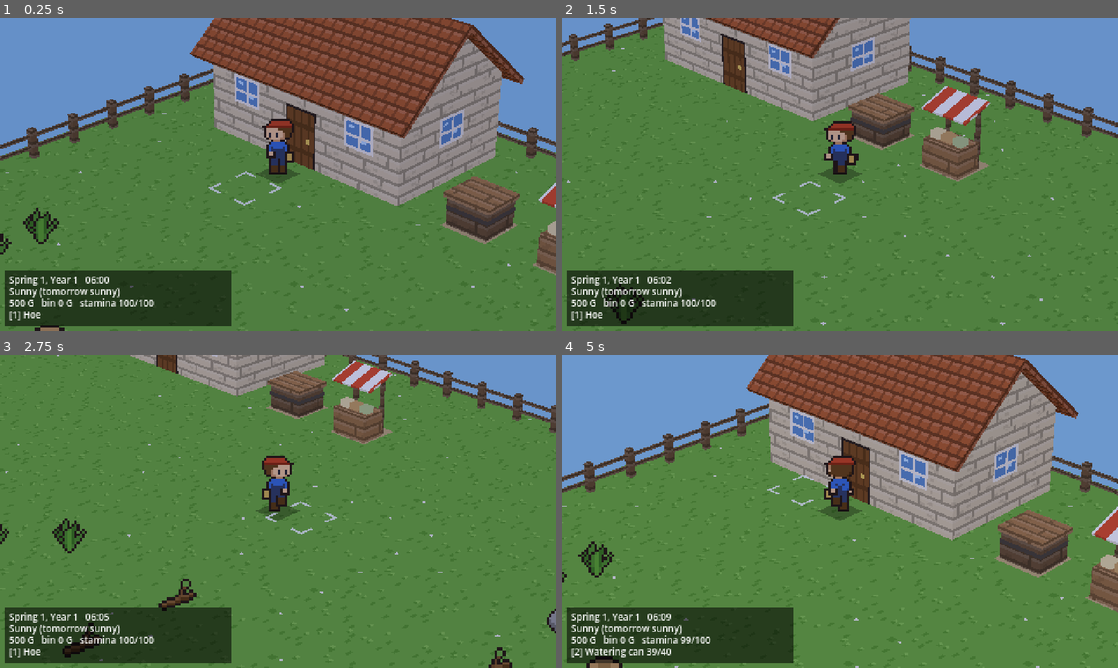
Above: before the commit, frames 1-4 (two rows, left to right).
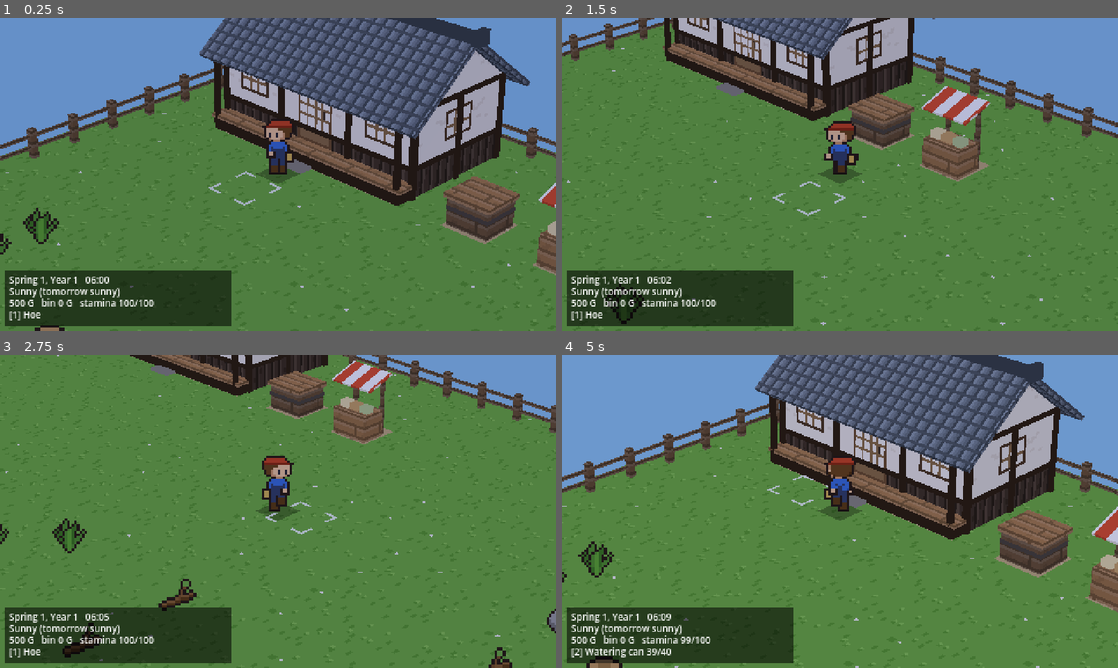
Above: after the commit, the same moments.

Repository: kitphon/son-of-harvest
Game: Godot game, scene res://scenes/main.tscn
Same seed, same stepped clock (60 frames per second), same inputs: the game is played once before the commit and once after it.
Inputs:
- Up to frame 1 (0.25 s): no input
- Up to frame 2 (1.5 s): tap Enter at 0.5 s; hold D (move_right) 0.53-1.28 s; hold Shift (run) 0.53-1.28 s; hold S (move_down) from 1.28 s (still down); tap E (interact) at 1.35 s
- Up to frame 3 (2.75 s): tap Shift (run) at 1.55, 2.3 s; release S (move_down) at 2.03 s; hold D (move_right) from 2.03 s (still down); hold Q (next_seed) from 2.03 s (still down)
- Up to frame 4 (5 s): release D (move_right) at 2.78 s; release Q (next_seed) at 2.78 s; hold W (move_up) 2.78-3.53 s; tap Tab (next_tool) at 2.85 s; tap Shift (run) at 3.05, 4.55 s; hold Shift (run) 3.53-4.28 s; hold A (move_left) from 3.53 s (still down); tap Space (use_tool) at 4.35 s

The runs differ from the first frame. In frame 1, 25% of the frame differs, in the area x 34-96%, y 0-60%; in frame 2, 10%; in frame 3, 2.5%; in frame 4, 24%.

Commit message:
Japanese farmhouse: kawara roof, plaster and timber, engawa, shoji
The house now has dark board skirting, white plaster between dark timbers,
a grey tiled gable roof with a ridge cap, an engawa veranda under the eaves
with a step stone, and a shoji door and windows. Western house surfaces
and the chimney are gone; the footprint and collision are unchanged.

Agent: Claude Code (claude-opus-5-5)
Co-Authored-By: Claude Opus 5.5 <noreply@anthropic.com>

Diff:
--- a/scripts/art/placeholder_art.gd
+++ b/scripts/art/placeholder_art.gd
@@ -25,7 +25,7 @@
 			return _obstacle(parts[0])
 		"crop":     # crop:<id>:<growth 0..3>:<ripe|growing>
 			return _crop(parts[1], int(parts[2]), parts[3] == "ripe")
-		"build":    # build:<wall|roof|stone|planks|planks_dark|awning|door|window>
+		"build":    # build:<plaster|board|kawara|stone|planks|planks_dark|awning|shoji_door|shoji>
 			return _building(parts[1])
 		"ground":   # ground:<grass|tilled|wet|path>:<variant> or ground:water:<land sides mask>
 			return _ground(parts[1], int(parts[2]))
@@ -459,15 +459,33 @@
 	return img
 
 
-## Building surfaces. The repeating ones (wall, roof, stone, planks, awning) are 16 x 16 =
-## one world unit, laid on boxes with triplanar mapping; door and window are single pictures.
+## Building surfaces, in the Japanese countryside look (see ROADMAP "Mood and tone"). The
+## repeating ones are 16 x 16 = one world unit, laid on boxes with triplanar mapping; the
+## shoji door and window are single pictures.
 static func _building(kind: String) -> Image:
 	var rng := RandomNumberGenerator.new()
 	rng.seed = hash(kind)
 	match kind:
-		"wall", "planks", "planks_dark":
+		"plaster":
+			# White lime plaster with faint trowel marks.
+			var img := _blank(16, 16)
+			img.fill(Color("eee8da"))
+			for i in 8:
+				_px(img, rng.randi_range(0, 13), rng.randi_range(0, 15), rng.randi_range(2, 3), 1, Color("e2dacb"))
+			return img
+		"board":
+			# Charred dark cedar boards standing upright, 4 px wide, with lit edges.
+			var img := _blank(16, 16)
+			img.fill(Color("3e3028"))
+			for col in 4:
+				_px(img, col * 4 + 3, 0, 1, 16, Color("261c16"))
+				_px(img, col * 4, 0, 1, 16, Color("54443a"))
+				for i in 2:
+					_px(img, col * 4 + rng.randi_range(1, 2), rng.randi_range(0, 14), 1, 2, Color("32261e"))
+			return img
+		"planks", "planks_dark":
 			# Horizontal boards, 4 px tall, with a dark seam and staggered board ends.
-			var base := {"wall": Color("d8c8a8"), "planks": Color("9a7048"), "planks_dark": Color("6a5038")}[kind] as Color
+			var base := {"planks": Color("9a7048"), "planks_dark": Color("6a5038")}[kind] as Color
 			var img := _blank(16, 16)
 			img.fill(base)
 			for row in 4:
@@ -477,16 +495,17 @@
 				for i in 2:
 					_px(img, rng.randi_range(0, 15), row * 4 + rng.randi_range(1, 2), 2, 1, base.darkened(0.08))
 			return img
-		"roof":
-			# Shingles in 4 px courses, joints staggered by half a shingle.
-			var base := Color("a0522d")
+		"kawara":
+			# Grey-blue clay roof tiles: rounded rows running down the slope (texture v), each
+			# 4 px wide with a lit crown and dark troughs, tile ends every 4 px.
 			var img := _blank(16, 16)
-			img.fill(base)
+			img.fill(Color("5a6470"))
+			for col in 4:
+				_px(img, col * 4, 0, 1, 16, Color("3a424c"))
+				_px(img, col * 4 + 1, 0, 1, 16, Color("7a8692"))
+				_px(img, col * 4 + 2, 0, 1, 16, Color("68737f"))
 			for row in 4:
-				_px(img, 0, row * 4 + 3, 16, 1, base.darkened(0.35))
-				_px(img, 0, row * 4, 16, 1, base.lightened(0.12))
-				for x in range(2 * (row % 2), 16, 4):
-					_px(img, x, row * 4, 1, 3, base.darkened(0.2))
+				_px(img, 0, row * 4 + 3, 16, 1, Color("444c56"))
 			return img
 		"stone":
 			var img := _blank(16, 16)
@@ -501,25 +520,25 @@
 			for x in range(0, 16, 8):
 				_px(img, x, 0, 4, 16, Color("c8452c"))
 			return img
-		"door":
-			# 16 x 24: frame, vertical planks, a cross brace and a brass knob.
+		"shoji_door":
+			# 16 x 24 sliding door: wooden frame, paper panes in a lattice, wooden kick panel.
 			var img := _blank(16, 24)
-			img.fill(OUTLINE)
-			_px(img, 1, 1, 14, 23, Color("7a4a24"))
-			for x in [4, 8, 12]:
-				_px(img, x, 1, 1, 23, Color("5e3818"))
-			_px(img, 1, 6, 14, 2, Color("5e3818"))
-			_px(img, 1, 17, 14, 2, Color("5e3818"))
-			_px(img, 11, 12, 2, 2, Color("e8c860"))
-			return img
-		"window":
-			# 12 x 10: cream frame, two panes each way, a glint.
+			img.fill(Color("6a4a30"))
+			_px(img, 1, 1, 14, 17, Color("f4efe2"))
+			for x in [4, 8, 11]:
+				_px(img, x, 1, 1, 17, Color("8a6a48"))
+			for y in [5, 9, 13]:
+				_px(img, 1, y, 14, 1, Color("8a6a48"))
+			_px(img, 1, 19, 14, 4, Color("8a6a48"))
+			_px(img, 12, 10, 1, 3, Color("3e3028"))   # finger pull
+			return img
+		"shoji":
+			# 12 x 10 window: dark frame, paper panes in a 3 x 2 lattice.
 			var img := _blank(12, 10)
-			img.fill(Color("f2ece0"))
-			_px(img, 1, 1, 10, 8, Color("5d8ec8"))
-			_px(img, 1, 5, 10, 1, Color("f2ece0"))
-			_px(img, 6, 1, 1, 8, Color("f2ece0"))
-			_px(img, 2, 2, 2, 1, Color("bfe0f8"))
-			_px(img, 7, 6, 2, 1, Color("bfe0f8"))
+			img.fill(Color("4a3424"))
+			_px(img, 1, 1, 10, 8, Color("f4efe2"))
+			for x in [4, 7]:
+				_px(img, x, 1, 1, 8, Color("8a6a48"))
+			_px(img, 1, 5, 10, 1, Color("8a6a48"))
 			return img
 	return _draw(16, 16, [[0, 0, 16, 16, "ff00ff"]])
--- a/scripts/world3d/farm_world.gd
+++ b/scripts/world3d/farm_world.gd
@@ -128,33 +128,60 @@
 	_make_fence(dark)
 
 
+## A small Japanese farmhouse on cells x 2..6, z 1..3: dark board skirting under white
+## plaster between dark timbers, a grey tiled gable roof with a heavy ridge, and an engawa
+## (veranda) along the front under the eaves, with a shoji door and windows on the faces the
+## camera sees (+z, +x).
 func _make_house() -> void:
-	# Walls: cells x 2..6, z 1..3 (5 x 3), 1.8 high.
-	_box(Vector3(5, 1.8, 3), Vector3(4.5, 0.9, 2.5), surface_material("build:wall"))
-	# Gable under the roof, ridge along x.
+	var timber := flat_material(Color("2e221a"))
+	var front := 3.6                     # wall face; the engawa fills z 3.6 .. 4.0
+	var depth := front - 1.0
+	var mid := 1.0 + depth / 2
+	_box(Vector3(5, 0.6, depth), Vector3(4.5, 0.3, mid), surface_material("build:board"))
+	_box(Vector3(5, 1.2, depth), Vector3(4.5, 1.2, mid), surface_material("build:plaster"))
+	# Timber frame standing a little proud of the walls: posts, a sill beam and a top beam.
+	for x in [2.0, 3.6, 5.4, 7.0]:
+		_box(Vector3(0.12, 1.8, 0.08), Vector3(x, 0.9, front + 0.02), timber)
+	for z in [1.0, mid, front]:
+		_box(Vector3(0.08, 1.8, 0.12), Vector3(7.02, 0.9, z), timber)
+	for y in [0.62, 1.76]:
+		_box(Vector3(5.1, 0.08, 0.06), Vector3(4.5, y, front + 0.03), timber)
+		_box(Vector3(0.06, 0.08, depth + 0.1), Vector3(7.03, y, mid), timber)
+	# Engawa: a plank deck on a dark base, two eave posts at its front corners.
+	_box(Vector3(5, 0.24, 0.38), Vector3(4.5, 0.12, front + 0.2), timber)
+	_box(Vector3(5.1, 0.08, 0.42), Vector3(4.5, 0.28, front + 0.2), surface_material("build:planks"))
+	for x in [2.08, 6.92]:
+		_box(Vector3(0.1, 1.5, 0.1), Vector3(x, 0.75, front + 0.36), timber)
+	_box(Vector3(0.6, 0.06, 0.3), Vector3(4.5, 0.03, front + 0.55), flat_material(Color("8a8680")))   # step stone
+	# Gable over the walls, ridge along x over the walls' middle.
+	var rise := 1.0
+	var ridge := Vector3(4.5, 1.8 + rise, mid)
 	var gable := MeshInstance3D.new()
 	var prism := PrismMesh.new()
-	prism.size = Vector3(3, 1.3, 5)
+	prism.size = Vector3(depth, rise, 5)
 	gable.mesh = prism
-	gable.material_override = surface_material("build:wall")
-	gable.position = Vector3(4.5, 1.8 + 0.65, 2.5)
+	gable.material_override = surface_material("build:plaster")
+	gable.position = Vector3(4.5, 1.8 + rise / 2, mid)
 	gable.rotation_degrees.y = 90
 	add_child(gable)
-	# Two roof slabs with a little overhang, from the ridge down past the walls.
-	var roof := surface_material("build:roof")
-	var slope := atan2(1.3, 1.5)
-	var length := Vector2(1.5, 1.3).length() + 0.4
+	# Roof slabs from the ridge to just past the engawa (eave ~1.45 high at z ~4.05, above the
+	# farmer's head on the cell in front), then the ridge cap.
+	var kawara := surface_material("build:kawara")
+	var slope := atan2(rise, depth / 2)
+	var length := (4.05 - mid) / cos(slope)
 	for side in [1, -1]:
 		var down := Vector3(0, -sin(slope), cos(slope) * side)
 		var up := Vector3(0, cos(slope), sin(slope) * side)
-		var center := Vector3(4.5, 3.1, 2.5) + down * (length / 2 - 0.05) + up * 0.06
-		_box(Vector3(5.6, 0.12, length), center, roof, Vector3(slope * side, 0, 0))
-	_box(Vector3(0.4, 1.0, 0.4), Vector3(6.0, 3.0, 1.9), surface_material("build:stone"))   # chimney
-	# Door on the front face (z = 4), over the door cell (4, 3); windows either side and on +x.
-	_picture("build:door", Vector2(0.8, 1.2), Vector3(4.5, 0.6, 4.005))
-	_picture("build:window", Vector2(0.72, 0.6), Vector3(3.0, 1.1, 4.005))
-	_picture("build:window", Vector2(0.72, 0.6), Vector3(6.0, 1.1, 4.005))
-	_picture("build:window", Vector2(0.72, 0.6), Vector3(7.005, 1.1, 2.5), 90)
+		var center := ridge + down * (length / 2 - 0.05) + up * 0.06
+		_box(Vector3(5.7, 0.1, length), center, kawara, Vector3(slope * side, 0, 0))
+	_box(Vector3(5.9, 0.18, 0.26), ridge + Vector3(0, 0.12, 0), flat_material(Color("3a424c")))
+	for x in [1.62, 7.38]:
+		_box(Vector3(0.16, 0.3, 0.32), Vector3(x, ridge.y + 0.16, mid), flat_material(Color("3a424c")))
+	# Shoji door over the door cell (4, 3), shoji windows beside it and on the +x face.
+	_picture("build:shoji_door", Vector2(0.9, 1.3), Vector3(4.5, 0.32 + 0.65, front + 0.005))
+	_picture("build:shoji", Vector2(0.8, 0.6), Vector3(2.8, 1.2, front + 0.005))
+	_picture("build:shoji", Vector2(0.8, 0.6), Vector3(6.2, 1.2, front + 0.005))
+	_picture("build:shoji", Vector2(0.8, 0.6), Vector3(7.005, 1.2, mid), 90)
 
 
 ## Post and rail fence along the border cells: a post per cell (one MultiMesh), two rails a side.
--- a/tests/test_farm.gd
+++ b/tests/test_farm.gd
@@ -127,9 +127,9 @@
 			and not img.detect_alpha(), "%s: full opaque 16 x 16" % key)
 
 	# Building surfaces: repeating ones are one world unit (16 x 16), all opaque, none missing.
-	for kind in ["wall", "roof", "stone", "planks", "planks_dark", "awning", "door", "window"]:
+	for kind in ["plaster", "board", "kawara", "stone", "planks", "planks_dark", "awning", "shoji_door", "shoji"]:
 		var img := PlaceholderArt.tex("build:" + kind).get_image()
-		var tiled: bool = kind != "door" and kind != "window"
+		var tiled: bool = not kind.begins_with("shoji")
 		check(not img.detect_alpha() and img.get_pixel(0, 0) != Color("ff00ff")
 			and (img.get_size() == Vector2i(16, 16) or not tiled), "build:%s drawn" % kind)
 
Not shown, changed: ROADMAP.md
Not shown, changed: WORKLOG.md
